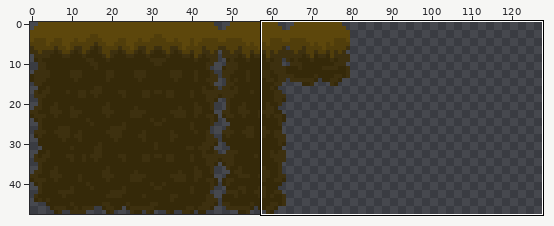
Sprite sheet, stored at assets/images/tileset.png. The picture above shows the old version from afar; the outline marks the close-up.
Close-up. First the earlier version:
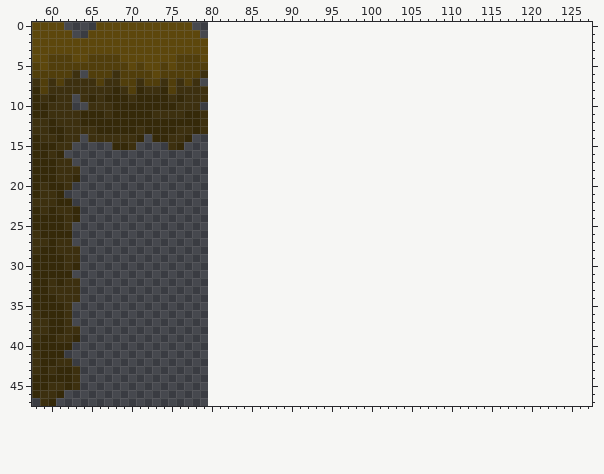
The file is 80x48 pixels. Colours within 5 levels of each other are drawn and written as one. Shown: x 58..127, y 0..47. The old version is drawn lined up with the new one, on the new canvas.
After the commit:
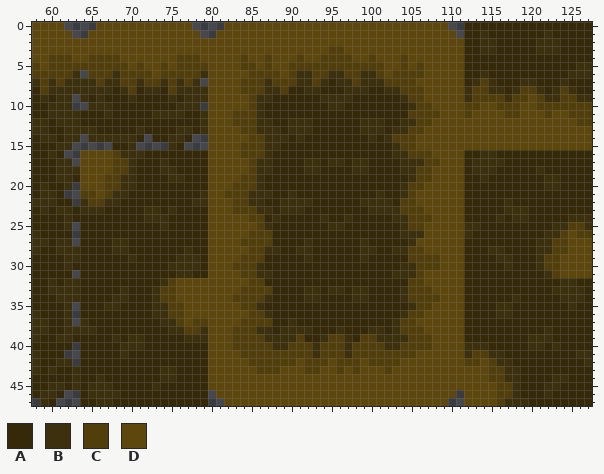
Palette (. is transparent): A #352909  B #3d300f  C #513e0b  D #5d470c
Edits made:
canvas 80x48 -> 128x48
Changed rows in their new state; - is an unchanged pixel.
first column x 64:
 0 ------------------DDDDDDDDDDDDDDDDDDDDDDDDDDDD--AAAAAAAAAAAAAAAA
 1 -----------------DDDDDDDDDDDDDDDDDDDDDDDDDDDDDD-AABAAAAAAABAAAAA
 2 ----------------DDDDDDDDDDDDDDDDDDDDDDDDDDDDDDDDAABBAAAAABBBAAAA
 3 ----------------DDDDDDDDDDDDDDDCCDDDDDDDDDDDDDDDAABBAAAAABBBAAAA
 4 ----------------DDDDCDDCDDDCDDCCCCDDCDDDCDDDDDDDAAAAAAAAAAAAAAAA
 5 ----------------DDDDCCDCDDCCCCCCCCCCCCDDCDCDDDDDAAAAAAAAAAAAAABB
 6 ----------------DDDDDCCCCDCBBCCBBCCBBCDCCCCDDDDDAABAAAAAAAAAABBB
 7 ----------------DDDDCCCBCCCBBCBABBCBBBCCCCDDDDDDABCBAAABBAAABAAA
 8 ----------------DDDDCCCBBCAABBAAABBBAABBCCCDDDDDBCCBBABCCBABCBAA
 9 ----------------DDDDDCBBAAAAAABBBBAAAAAABCCDDDDDBCCCCBCCDCBBCCBB
10 ----------------DDDDDCBAAAAAAAABBAAAAAAAABCCDDDDCCDDCCCDDCCCCCCC
11 ----------------DDDCCCBAAAAAAAAAAAAAAAAAACCCCDDDCDDDDCCDDDCDDCCC
12 ----------------DDDCCCBBAABBBAAAAAABBBAABBCCDDDDDDDDDDDDDDDDDDCC
13 ----------------DDDDCCBBBABBBAAAAAABBBABBCCDDDDDDDDDDDDDDDDDDDDD
14 ----------------DDDDDCCBBBABAAAAAAAABABCCCDDDDDDDDDDDDDDDDDDDDDD
15 ----------------DDDDCCCBBAAAAAAAAAAAAAABCCDDDDDDDDDDDDDDDDDDDDDD
16 DDDDCBBBAAAAAAAADDDDCCCBAAAAAAAAAAAAAAABBCCCDDDDAABBAAAAAAAAAAAA
17 DDDDCCBAAABAAAAADDDDDCBBAAAABBABBABBAAAABBBCCDDDABBBBAAAAAAAAAAA
18 DDDDCCBAAABBAAAADDDDDCBBAAAABBAAAABBAAAABBCCDDDDABBBAAAAABAAAAAA
19 DDDCCBBAAAABBAAADDDDCCBAAAAAAAAAAAAAAAAAABCCDDDDAABAAAAAAABBAAAA
20 DDDCCBBAAAAAAAAADDDCCCBAAAAAAAAAAAAAAAAABCCDDDDDAAAAAAAAAABBAAAA
21 CCDCBBAAAAAAAAABDDCCCBBBAABAAAAAAAAAABAABCDDDDDDAAAAAAAAAAAAAAAA
22 BCCBBAAAAAAAAABBDDDCCBBAABBBBAAAAAABBBBACCDDDDDDAAAAABAAAAAAAAAA
23 BBBAAAAABBABAAAADDDCCCBBABBBAAAAAAAABBBBCCCDDDDDAAAAABBBAAAAAAAA
24 AAAAAAAABBBAAAAADDDDDCCABAAAAABAABAAAAABBCCCDDDDAAAABABBAAAAABBB
25 AAAAAAAAAABAAAAADDDDDDCBAAAAAAABBAAAAAAABCCDDDDDBBAAAAAAAAABBCCB
26 AAAAAAAAAAAAAAAADDDDDCCCAAAAAAAAAAAAAAAABBBDDDDDBAAAAAAAAABBCDCC
27 AAAABBAAAAAAAAAADDDDCCCCAAAABAAAAAABAAAAABDDDDDDAAAAAAAAABBCCDDD
28 AAAABBAAAAAAABAADDDDDCCBBAABBAAAAAABBAABBCCDDDDDAAABBAAAABBCCDDD
29 AAAAAABAAAAABBBADDDDCCCAAAAABAAAAAABAAAAACCCCDDDAAAABBAAABCCDDDD
30 AAAAAAAAAAABBBBADDDCCCBAAAAAAAAAAAAAAAAABBCCCDDDAAAAABAAABCCDDDD
31 AAAAAAAAAAAABBAADDDDCCBBAAAAAAAAAAAAAAABBBCDDDDDAAAAAAAAAABCDDDD
32 AAAAAAAAAABCDDDDDDDDDCCAAAAAAAAAAAAAAAAAACCDDDDDAAAAAAAAAAAABBAA
33 AAAAABAAABCCDDDDDDDDCCCCAAAABBABBABBAAAABCCCDDDDAAAAAAAAAAABBBBA
34 AAAABBAAABCCDDDDDDDCCCCBAAAABBAAAABBAAAABCCCCDDDAAAAAABAAAAABBBA
35 AAABBAAAABBCCDDDDDDDCCBAAAAAAAAAAAAAAAAAABCCDDDDAAAABBAAAAAAABAA
36 AAAAAAAAABBCCDDDDDDDDCCBAAAAAAAAAAAAAAAABCCDDDDDAAAABBAAAAAAAAAA
37 BAAAAAAAAABBCDCCDDDDCCCCAABAAAAAAAAAAAABCCDDDDDDAAAAAAAAAAAAAAAA
38 BBAAAAAAAAABBCCBDDDCCCBBABBBBAAABAAABBABCCCDDDDDAAAAAAAAAABAAAAA
39 AAAABABBAAAAABBBDDDCCCCBBBBCAABCCBACCBBBBCCCDDDDAAAAAAAABBBAAAAA
40 AAAAABBBAAAAAAAADDDCCCCCBBCCCBCCCBCCCCBBCCCCDDDDBBBAAAAABBABAAAA
41 AAAAABAAAAAAAAAADDDDCCCCCCCCCBCCCBCCCCCCCCDDDDDDBCCBBAAAAAAAAABB
42 AAAAAAAAAAAAAAAADDDDDCCCCCCDCCCDCCCDCCCCDDDDDDDDCCDCBBAAAAAAAAAB
43 AAAAAAAAAABBAAAADDDDDDCCCDDDCCDDCDCDDDCDDDDDDDDDDDDCCBBAAAAAAAAA
44 AABAAAAAAABBAAAADDDDDDDDDDDDDDDDDDDDDDDDDDDDDDDDDDDCCBBAAAABBAAA
45 ABBBAAAAABAAAAAADDDDDDDDDDDDDDDDDDDDDDDDDDDDDDDDDDDDCCBAAABBAAAA
46 ABBBBAAAAAAAAAAA-DDDDDDDDDDDDDDDDDDDDDDDDDDDDDD-DDDDCCBAAABAAAAA
47 AABBAAAAAAAAAAAA--DDDDDDDDDDDDDDDDDDDDDDDDDDDD--DDDDCBBBAAAAAAAA
Changed places in both close-ups, as pixel boxes (x1, y1, x2, y2):
added: (80, 22, 592, 406)
